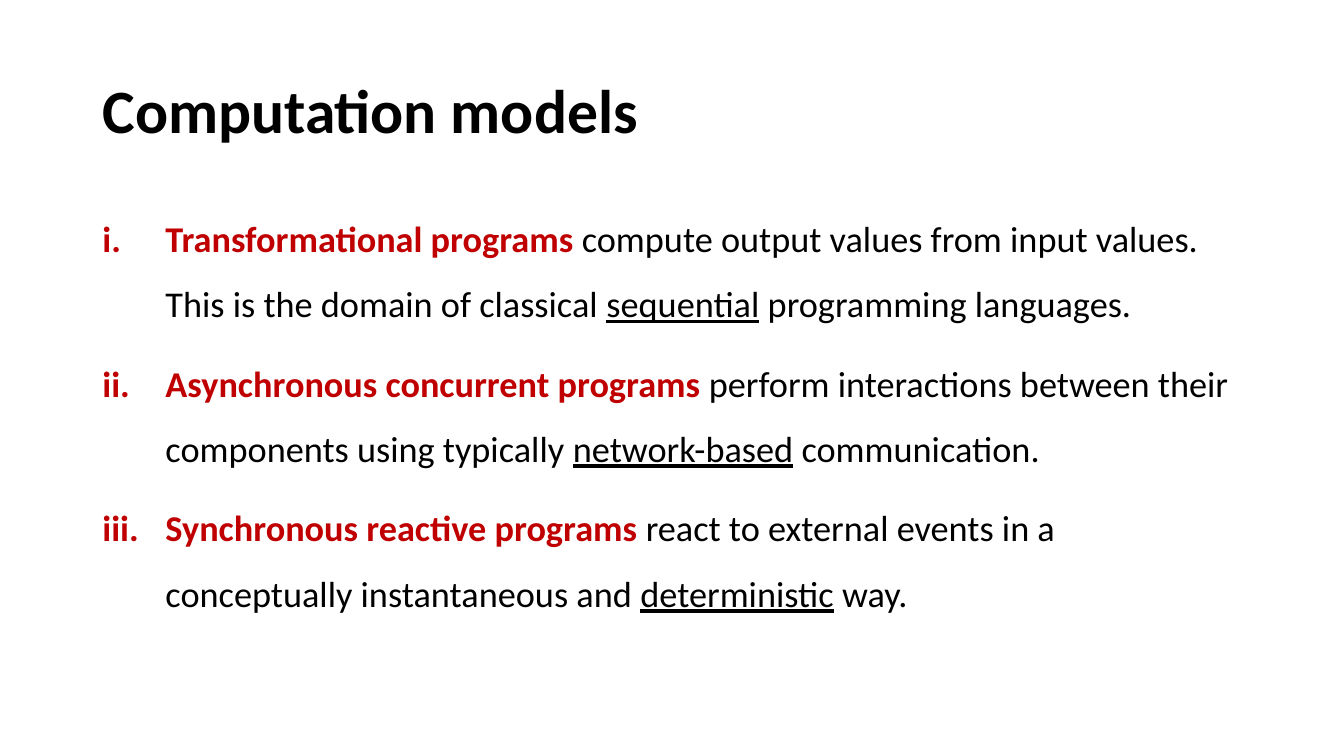
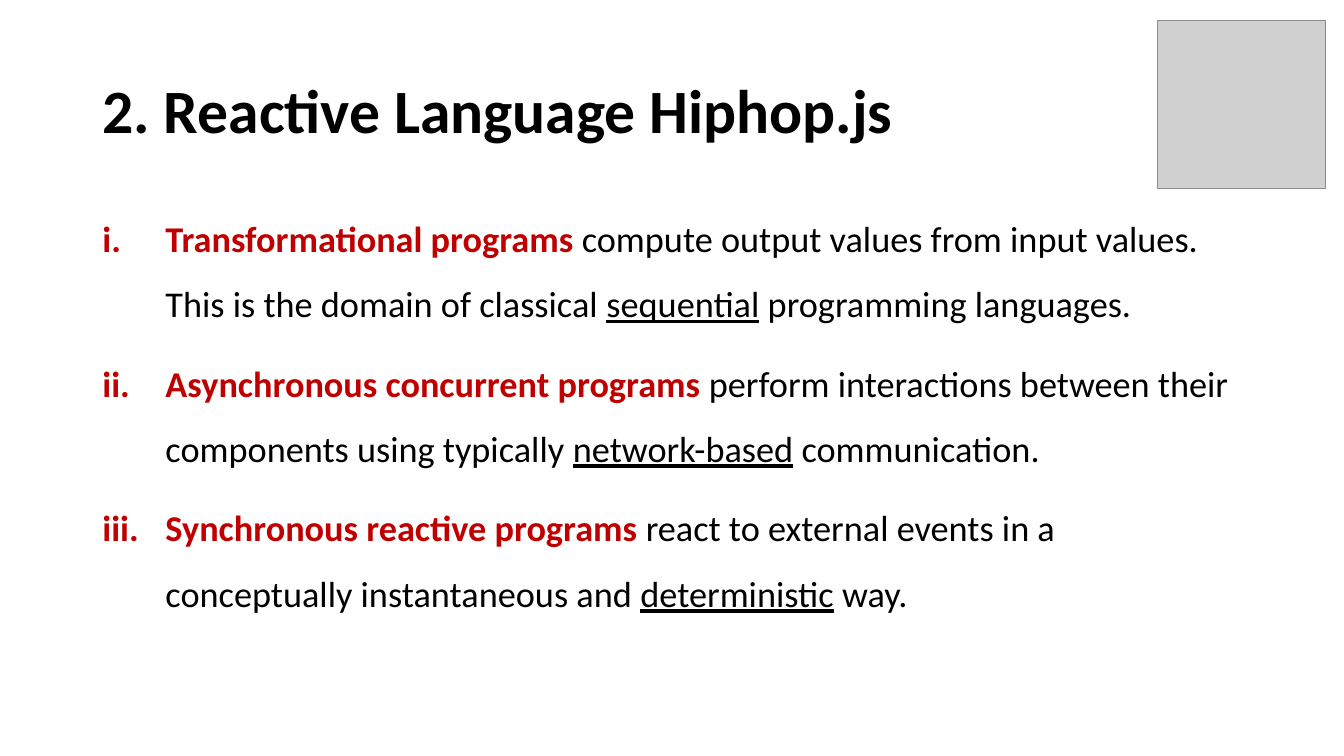
Before and after one commit to songyahui/Semantics_HIPHOP, a slide deck: slide 10 of timed_eff.pptx (slide 5 before the commit). Drawn at 1344x756 pixels with LibreOffice and Linux fonts; fonts in the diff are those of the drawing; grey boxes stand for pictures. Boxes give left, top, right and bottom in pixels: in the first picture for what was removed or moved away, otherwise in the second. Text is boxed around its words. In the diff, an @@ line names an element or a change of style, - is before the commit and + after.

```diff
--- a/timed_eff.pptx
+++ b/timed_eff.pptx
@@ picture added at [1158,20,1327,189] @@
@@ title at [102,89,893,144]: text changed @@
-Computation models
+2. Reactive Language Hiphop.js
```
Also in this commit, not shown: 4 other slides changed, 12 slides added, 2 slides removed, 1 other file.
